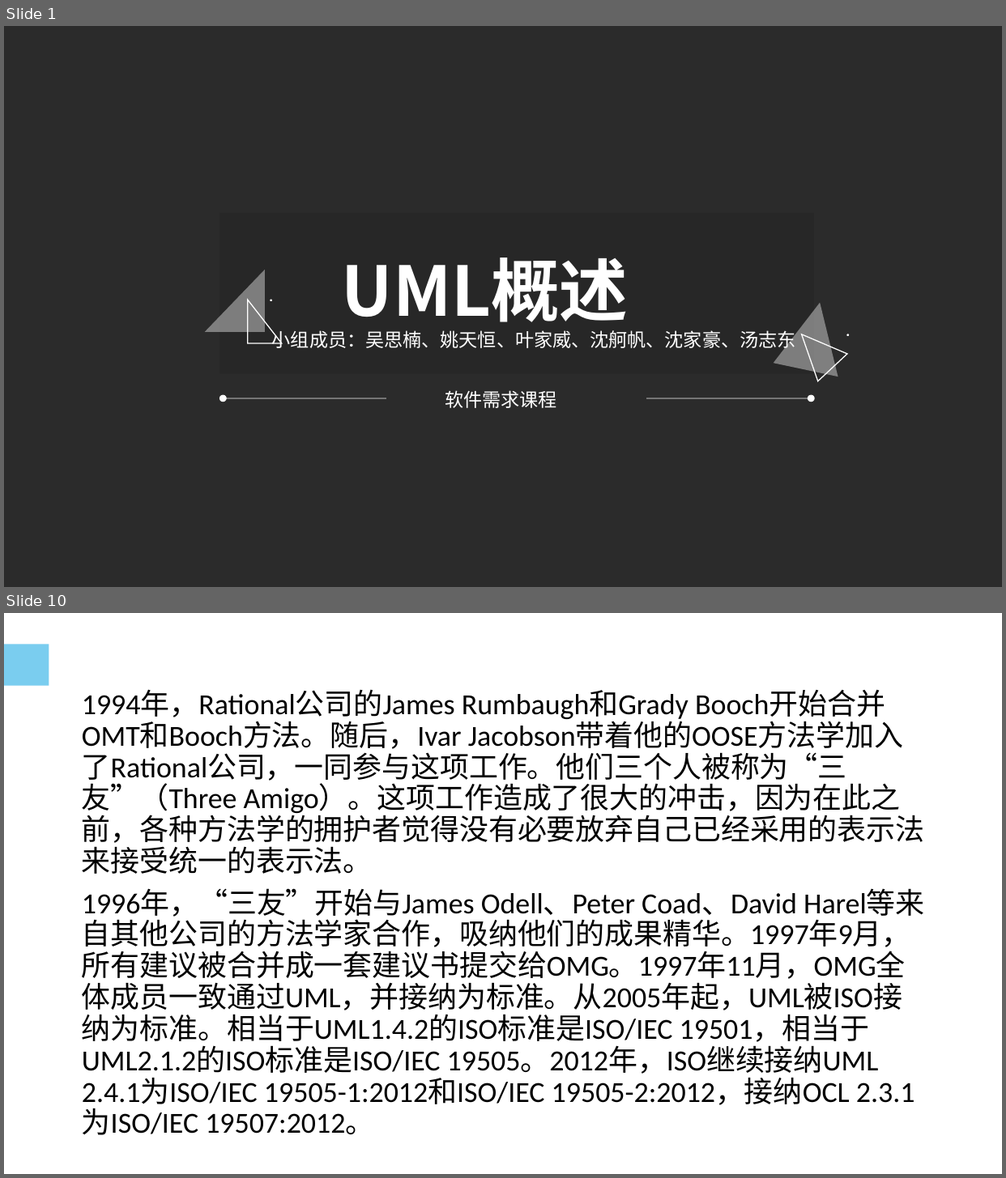
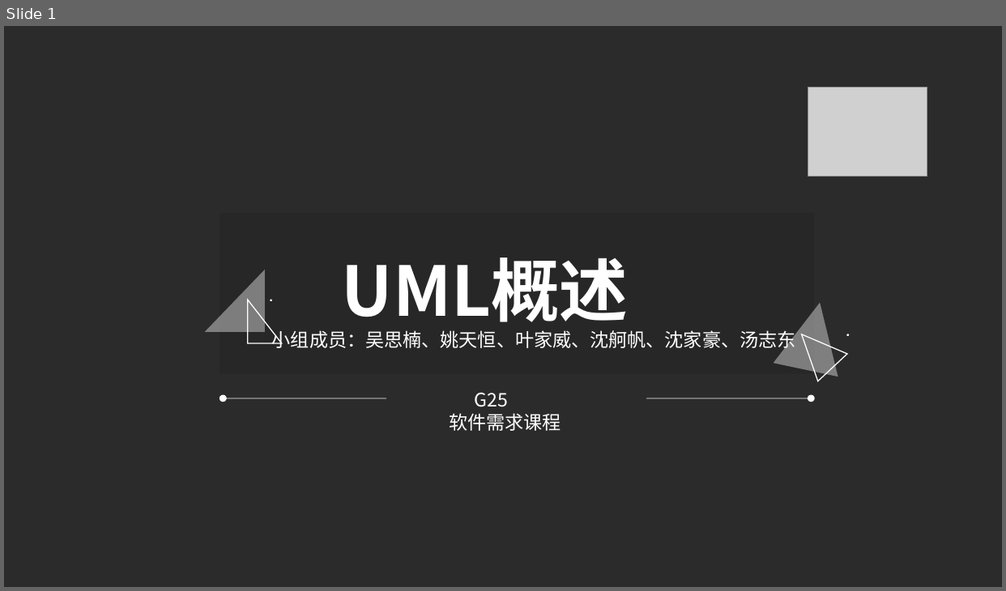
Before and after one commit to woncat/PRD2017, a slide deck: UML概述(部分）.ppt. Shown one above the other, each under a label of ours: slides 1 and 10 before the commit, slide 1 after it; the slides between them are not shown. The pictures are 1006x1178 and 1006x591 pixels, drawn with LibreOffice and Linux fonts; fonts in the diff are those of the drawing; grey boxes stand for pictures; background and template pictures are left out; a plain dark background stands for a picture behind light text. Boxes give left, top, right and bottom in pixels: in the first picture for what was removed or moved away, otherwise in the second. Text is boxed around its words. In the diff, an @@ line names an element or a change of style, - is before the commit and + after.

```diff
--- a/UML概述(部分）.ppt
+++ b/UML概述(部分）.ppt
@@ slide 10 removed at (4, 613, 1002, 1174), background picture (left out) @@
@@ rectangle removed at (4, 645, 49, 686) @@
@@ rectangle removed at (54, 645, 61, 686) @@
@@ text removed at (74, 648, 320, 686) @@
-历史介绍
@@ text removed at (82, 690, 925, 1135) @@
-1994年，Rational公司的James Rumbaugh和Grady Booch开始合并OMT和Booch方法。随后，Ivar Jacobson带着他的OOSE方法学加入了Rational公司，一同参与这项工作。他们三个人被称为“三友”（Three Amigo）。这项工作造成了很大的冲击，因为在此之前，各种方法学的拥护者觉得没有必要放弃自己已经采用的表示法来接受统一的表示法。
-1996年，“三友”开始与James Odell、Peter Coad、David Harel等来自其他公司的方法学家合作，吸纳他们的成果精华。1997年9月，所有建议被合并成一套建议书提交给OMG。1997年11月，OMG全体成员一致通过UML，并接纳为标准。从2005年起，UML被ISO接纳为标准。相当于UML1.4.2的ISO标准是ISO/IEC 19501，相当于UML2.1.2的ISO标准是ISO/IEC 19505。2012年，ISO继续接纳UML 2.4.1为ISO/IEC 19505-1:2012和ISO/IEC 19505-2:2012，接纳OCL 2.3.1为ISO/IEC 19507:2012。
@@ slide 1 changed as well @@
@@ picture added at (808, 88, 927, 177) @@
@@ text at (474, 393, 508, 408): paragraph added @@
+G25
```
Also in this commit, not shown: 1 other slide changed, 14 slides added, 9 other slides removed.
